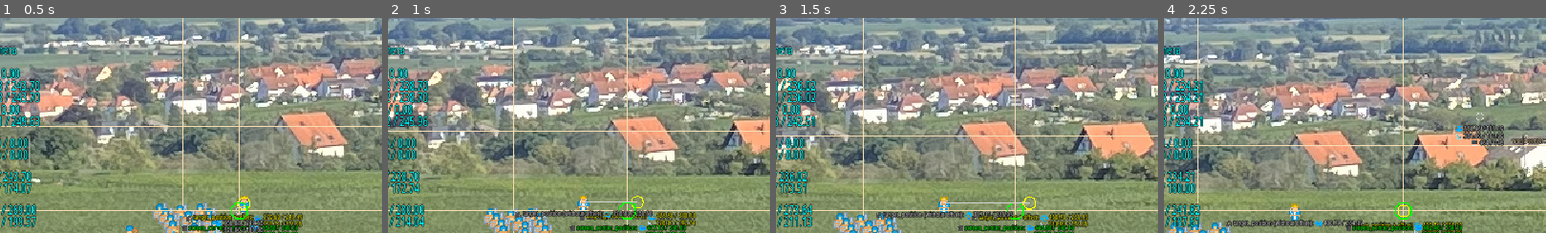
Above: before the commit, frames 1-4 (left to right).
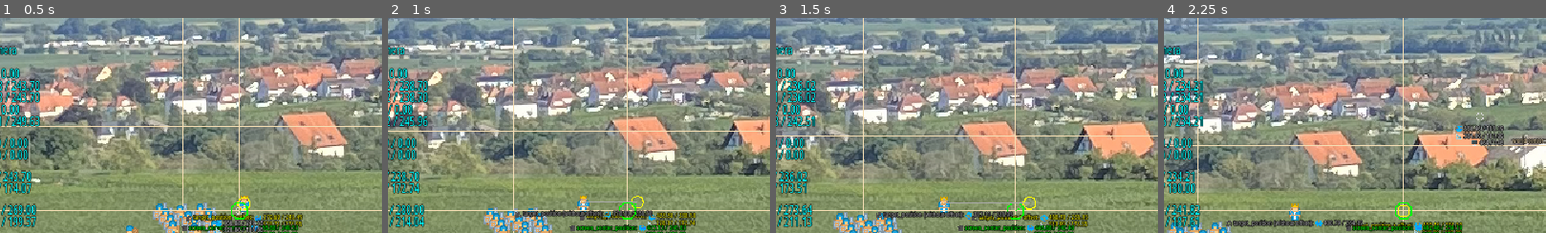
Above: after the commit, the same moments.

Repository: Toxe/godot-pixel-style
Game: Godot game, scene res://scenes/main.tscn
Same seed, same stepped clock (60 frames per second), same inputs: the game is played once before the commit and once after it.
Inputs (mouse positions are % of the whole screen's width and height, from its top left):
- Up to frame 1 (0.5 s): no input
- Up to frame 2 (1 s): tap Enter at 0.5 s; move the mouse to (72, 45) at 0.52 s; hold Right (ui_right) from 0.53 s (still down); hold R (recenter_camera) from 0.53 s (still down); click (72, 45) at 0.67 s
- Up to frame 3 (1.5 s): release Right (ui_right) at 1.25 s; release R (recenter_camera) at 1.25 s; drag from (30, 55) to (45, 70) at 1.27 s
- Up to frame 4 (2.25 s): move the mouse to (60, 28) at 2.02 s; hold Right (ui_right) from 2.03 s (still down); hold S (toggle_camera_smoothing) from 2.03 s (still down); click (60, 28) at 2.17 s
The pictures show only the part of the screen within x 19-69%, y 5-55%; the shares and areas given below are measured in that part.

Frame 1 is identical in both runs. In frame 2, 0.1% of the frame differs, in the area x 35-68%, y 84-92%; in frame 3, 0.2%, in the area x 28-67%, y 84-93%; in frame 4, less than 0.1%.

Commit message:
Simplify transformations

Diff:
--- a/PixelStyle/scenes/ui.gd
+++ b/PixelStyle/scenes/ui.gd
@@ -62,31 +62,38 @@
     var camera_screen_center_position := camera_manager.current_camera.get_screen_center_position()
     var camera_coords_type := camera_manager.get_current_camera_coords_type()
 
-    DebugDraw.draw_labeled_circle(self, transform_world_to_ui_coords(camera_target_position_plus_offset), 5, Color.YELLOW, Color.BLACK, 1, [
-        "🎥 target_position + offset: %s" % [Format.format_position(camera_target_position_plus_offset, camera_coords_type)],
-        "%s" % [Format.format_position(transform_world_to_ui_coords(camera_target_position_plus_offset), CameraManager.CoordsType.UI)],
+    assert(camera_coords_type in [CameraManager.CoordsType.World, CameraManager.CoordsType.UI])
+
+    var ui_coords_camera_target_position_plus_offset := transform_to_ui_coords(camera_coords_type, camera_target_position_plus_offset)
+    var ui_coords_camera_screen_center_position := transform_to_ui_coords(camera_coords_type, camera_screen_center_position)
+    var world_coords_camera_target_position_plus_offset := transform_to_world_coords(camera_coords_type, camera_target_position_plus_offset)
+    var world_coords_camera_screen_center_position := transform_to_world_coords(camera_coords_type, camera_screen_center_position)
+
+    draw_dashed_line(ui_coords_camera_target_position_plus_offset, ui_coords_camera_screen_center_position, Color.GREEN, 0.5, 1, false)
+    DebugDraw.draw_labeled_circle(self, ui_coords_camera_target_position_plus_offset, 5, Color.YELLOW, Color.BLACK, 1, [
+        "🎥 target_position + offset: %s" % [Format.format_position(world_coords_camera_target_position_plus_offset, CameraManager.CoordsType.World)],
+        "%s" % [Format.format_position(ui_coords_camera_target_position_plus_offset, CameraManager.CoordsType.UI)],
     ])
-    DebugDraw.draw_labeled_circle(self, transform_world_to_ui_coords(camera_screen_center_position), 7, Color.GREEN, Color.BLACK, 1, [
-        "🎥 screen_center_position: %s" % [Format.format_position(camera_screen_center_position, camera_coords_type)],
-        "%s" % [Format.format_position(transform_world_to_ui_coords(camera_screen_center_position), CameraManager.CoordsType.UI)],
+    DebugDraw.draw_labeled_circle(self, ui_coords_camera_screen_center_position, 7, Color.GREEN, Color.BLACK, 1, [
+        "🎥 screen_center_position: %s" % [Format.format_position(world_coords_camera_screen_center_position, CameraManager.CoordsType.World)],
+        "%s" % [Format.format_position(ui_coords_camera_screen_center_position, CameraManager.CoordsType.UI)],
     ])
-    draw_dashed_line(transform_world_to_ui_coords(camera_target_position_plus_offset), transform_world_to_ui_coords(camera_screen_center_position), Color.GREEN, 0.5, 1, false)
 
     if !camera_position.is_zero_approx():
-        var from := transform_world_to_ui_coords(camera_target_position - camera_position)
-        var to := transform_world_to_ui_coords(camera_target_position)
-        draw_line(from, to, Color.DARK_GRAY, 0.5)
-        DebugDraw.draw_labeled_circle(self, from, 3, Color.DARK_GRAY, Color.BLACK, 0.5, ["🎥 position: %s" % [Format.format_position(camera_position, camera_coords_type)]])
+        var ui_coords_from := transform_to_ui_coords(camera_coords_type, camera_target_position - camera_position)
+        var ui_coords_to := transform_to_ui_coords(camera_coords_type, camera_target_position)
+        draw_line(ui_coords_from, ui_coords_to, Color.DARK_GRAY, 0.5)
+        DebugDraw.draw_labeled_circle(self, ui_coords_from, 3, Color.DARK_GRAY, Color.BLACK, 0.5, ["🎥 position: %s" % [Format.format_position(camera_position, camera_coords_type)]])
 
     if !camera_offset.is_zero_approx():
-        var from := transform_world_to_ui_coords(camera_target_position)
-        var to := transform_world_to_ui_coords(camera_target_position_plus_offset)
-        draw_line(from, to, Color.LIGHT_GRAY, 0.5)
-        DebugDraw.draw_labeled_circle(self, from, 3, Color.LIGHT_GRAY, Color.BLACK, 0.5, ["🎥 target_position (without offset): %s" % [Format.format_position(camera_target_position, camera_coords_type)]])
+        var ui_coords_from := transform_to_ui_coords(camera_coords_type, camera_target_position)
+        var ui_coords_to := transform_to_ui_coords(camera_coords_type, camera_target_position_plus_offset)
+        draw_line(ui_coords_from, ui_coords_to, Color.DARK_GRAY, 0.5)
+        DebugDraw.draw_labeled_circle(self, ui_coords_from, 3, Color.DARK_GRAY, Color.BLACK, 0.5, ["🎥 target_position (without offset): %s" % [Format.format_position(camera_target_position, camera_coords_type)]])
 
     # mouse
     var mouse_coords := get_local_mouse_position()
-    var world_coords := transform_ui_to_world_coords(mouse_coords)
+    var world_coords := transform_to_world_coords(CameraManager.CoordsType.UI, mouse_coords)
     var screen_coords := transform_ui_to_screen_coords(mouse_coords)
     var lines: Array[String] = [
         Format.format_position(world_coords, CameraManager.CoordsType.World),
@@ -118,20 +125,34 @@
         get_tree().quit()
 
 
-func transform_world_to_ui_coords(pos: Vector2) -> Vector2:
-    var coords_on_world_canvas := game.get_global_transform_with_canvas() * pos
-    var coords_on_ui_canvas := get_global_transform_with_canvas().affine_inverse() * coords_on_world_canvas
+func transform_to_ui_coords(from: CameraManager.CoordsType, coords: Vector2) -> Vector2:
+    assert(from in [CameraManager.CoordsType.World, CameraManager.CoordsType.UI])
+
+    if from == CameraManager.CoordsType.UI:
+        return coords
+
+    var world_coords := coords
+    var coords_on_world_canvas := game.get_global_transform_with_canvas() * world_coords
+    var coords_on_texture_rect := texture_rect.get_global_transform_with_canvas() * coords_on_world_canvas
+    var coords_on_ui_canvas := get_global_transform_with_canvas().affine_inverse() * coords_on_texture_rect
     return coords_on_ui_canvas
 
 
-func transform_ui_to_world_coords(pos: Vector2) -> Vector2:
-    var coords_on_ui_canvas := get_global_transform_with_canvas() * pos
-    var coords_on_world_canvas := game.get_global_transform_with_canvas().affine_inverse() * coords_on_ui_canvas
+func transform_to_world_coords(from: CameraManager.CoordsType, coords: Vector2) -> Vector2:
+    assert(from in [CameraManager.CoordsType.World, CameraManager.CoordsType.UI])
+
+    if from == CameraManager.CoordsType.World:
+        return coords
+
+    var ui_coords := coords
+    var coords_on_ui_canvas := get_global_transform_with_canvas() * ui_coords
+    var coords_on_texture_rect := texture_rect.get_global_transform_with_canvas().affine_inverse() * coords_on_ui_canvas
+    var coords_on_world_canvas := game.get_global_transform_with_canvas().affine_inverse() * coords_on_texture_rect
     return coords_on_world_canvas
 
 
-func transform_ui_to_screen_coords(pos: Vector2) -> Vector2:
-    var coords_on_ui_canvas := get_global_transform_with_canvas() * pos
+func transform_ui_to_screen_coords(ui_coords: Vector2) -> Vector2:
+    var coords_on_ui_canvas := get_global_transform_with_canvas() * ui_coords
     var coords_on_screen := get_viewport().get_screen_transform() * coords_on_ui_canvas
     return coords_on_screen
 
--- a/PixelStyle/tests/scenes/test_ui.gd
+++ b/PixelStyle/tests/scenes/test_ui.gd
@@ -11,34 +11,64 @@
     return ui
 
 
-func test_transform_world_to_ui_coords() -> void:
+func test_transform_to_ui_coords_from_different_coords_type() -> void:
     var ui := _create_ui()
-    assert_almost_eq(ui.transform_world_to_ui_coords(Vector2(0, 0)), Vector2(-46.0, -71.3333), Vector2(0.00001, 0.00001))
-    assert_almost_eq(ui.transform_world_to_ui_coords(Vector2(320, 180)), Vector2(274.0, 108.6667), Vector2(0.00001, 0.00001))
-    assert_almost_eq(ui.transform_world_to_ui_coords(Vector2(640, 360)), Vector2(594.0, 288.6667), Vector2(0.00001, 0.00001))
+    assert_almost_eq(ui.transform_to_ui_coords(CameraManager.CoordsType.World, Vector2(0, 0)), Vector2(-46.0, -71.3333), Vector2(0.00001, 0.00001))
+    assert_almost_eq(ui.transform_to_ui_coords(CameraManager.CoordsType.World, Vector2(320, 180)), Vector2(274.0, 108.6667), Vector2(0.00001, 0.00001))
+    assert_almost_eq(ui.transform_to_ui_coords(CameraManager.CoordsType.World, Vector2(640, 360)), Vector2(594.0, 288.6667), Vector2(0.00001, 0.00001))
 
     ui.camera_manager.current_camera.position = Vector2(-50, 20)
     ui.camera_manager.current_camera.offset = Vector2(20, -40)
     await wait_process_frames(1)
 
-    assert_almost_eq(ui.transform_world_to_ui_coords(Vector2(0, 0)), Vector2(-16.0, -51.3333), Vector2(0.00001, 0.00001))
-    assert_almost_eq(ui.transform_world_to_ui_coords(Vector2(320, 180)), Vector2(304.0, 128.6667), Vector2(0.00001, 0.00001))
-    assert_almost_eq(ui.transform_world_to_ui_coords(Vector2(640, 360)), Vector2(624.0, 308.6667), Vector2(0.00001, 0.00001))
+    assert_almost_eq(ui.transform_to_ui_coords(CameraManager.CoordsType.World, Vector2(0, 0)), Vector2(-16.0, -51.3333), Vector2(0.00001, 0.00001))
+    assert_almost_eq(ui.transform_to_ui_coords(CameraManager.CoordsType.World, Vector2(320, 180)), Vector2(304.0, 128.6667), Vector2(0.00001, 0.00001))
+    assert_almost_eq(ui.transform_to_ui_coords(CameraManager.CoordsType.World, Vector2(640, 360)), Vector2(624.0, 308.6667), Vector2(0.00001, 0.00001))
 
 
-func test_transform_ui_to_world_coords() -> void:
+func test_transform_to_ui_coords_from_same_coords_type() -> void:
     var ui := _create_ui()
-    assert_almost_eq(ui.transform_ui_to_world_coords(Vector2(0, 0)), Vector2(46.0, 71.3333), Vector2(0.00001, 0.00001))
-    assert_almost_eq(ui.transform_ui_to_world_coords(Vector2(320, 180)), Vector2(366.0, 251.3333), Vector2(0.00001, 0.00001))
-    assert_almost_eq(ui.transform_ui_to_world_coords(Vector2(640, 360)), Vector2(686.0, 431.3333), Vector2(0.00001, 0.00001))
+    var test_coords: Array[Vector2] = [Vector2(0, 0), Vector2(320, 180), Vector2(640, 360)]
+
+    for vec in test_coords:
+        assert_almost_eq(ui.transform_to_ui_coords(CameraManager.CoordsType.UI, vec), vec, Vector2(0.00001, 0.00001))
 
     ui.camera_manager.current_camera.position = Vector2(-50, 20)
     ui.camera_manager.current_camera.offset = Vector2(20, -40)
     await wait_process_frames(1)
 
-    assert_almost_eq(ui.transform_ui_to_world_coords(Vector2(0, 0)), Vector2(16.0, 51.3333), Vector2(0.00001, 0.00001))
-    assert_almost_eq(ui.transform_ui_to_world_coords(Vector2(320, 180)), Vector2(336.0, 231.3333), Vector2(0.00001, 0.00001))
-    assert_almost_eq(ui.transform_ui_to_world_coords(Vector2(640, 360)), Vector2(656.0, 411.3333), Vector2(0.00001, 0.00001))
+    for vec in test_coords:
+        assert_almost_eq(ui.transform_to_ui_coords(CameraManager.CoordsType.UI, vec), vec, Vector2(0.00001, 0.00001))
+
+
+func test_transform_to_world_coords_from_different_coords_type() -> void:
+    var ui := _create_ui()
+    assert_almost_eq(ui.transform_to_world_coords(CameraManager.CoordsType.UI, Vector2(0, 0)), Vector2(46.0, 71.3333), Vector2(0.00001, 0.00001))
+    assert_almost_eq(ui.transform_to_world_coords(CameraManager.CoordsType.UI, Vector2(320, 180)), Vector2(366.0, 251.3333), Vector2(0.00001, 0.00001))
+    assert_almost_eq(ui.transform_to_world_coords(CameraManager.CoordsType.UI, Vector2(640, 360)), Vector2(686.0, 431.3333), Vector2(0.00001, 0.00001))
+
+    ui.camera_manager.current_camera.position = Vector2(-50, 20)
+    ui.camera_manager.current_camera.offset = Vector2(20, -40)
+    await wait_process_frames(1)
+
+    assert_almost_eq(ui.transform_to_world_coords(CameraManager.CoordsType.UI, Vector2(0, 0)), Vector2(16.0, 51.3333), Vector2(0.00001, 0.00001))
+    assert_almost_eq(ui.transform_to_world_coords(CameraManager.CoordsType.UI, Vector2(320, 180)), Vector2(336.0, 231.3333), Vector2(0.00001, 0.00001))
+    assert_almost_eq(ui.transform_to_world_coords(CameraManager.CoordsType.UI, Vector2(640, 360)), Vector2(656.0, 411.3333), Vector2(0.00001, 0.00001))
+
+
+func test_transform_to_world_coords_from_same_coords_type() -> void:
+    var ui := _create_ui()
+    var test_coords: Array[Vector2] = [Vector2(0, 0), Vector2(320, 180), Vector2(640, 360)]
+
+    for vec in test_coords:
+        assert_almost_eq(ui.transform_to_world_coords(CameraManager.CoordsType.World, vec), vec, Vector2(0.00001, 0.00001))
+
+    ui.camera_manager.current_camera.position = Vector2(-50, 20)
+    ui.camera_manager.current_camera.offset = Vector2(20, -40)
+    await wait_process_frames(1)
+
+    for vec in test_coords:
+        assert_almost_eq(ui.transform_to_world_coords(CameraManager.CoordsType.World, vec), vec, Vector2(0.00001, 0.00001))
 
 
 func test_transform_ui_to_screen_coords() -> void:
